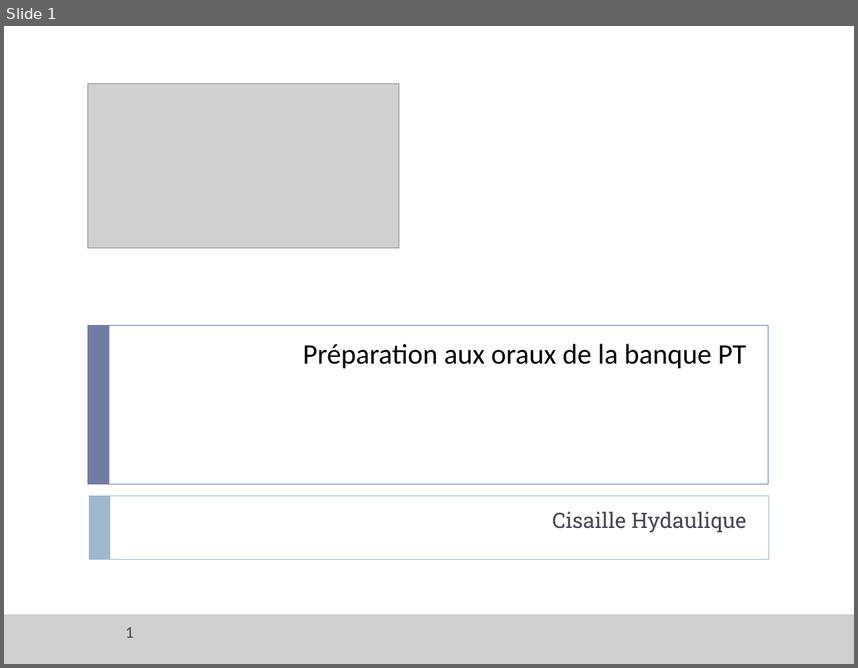
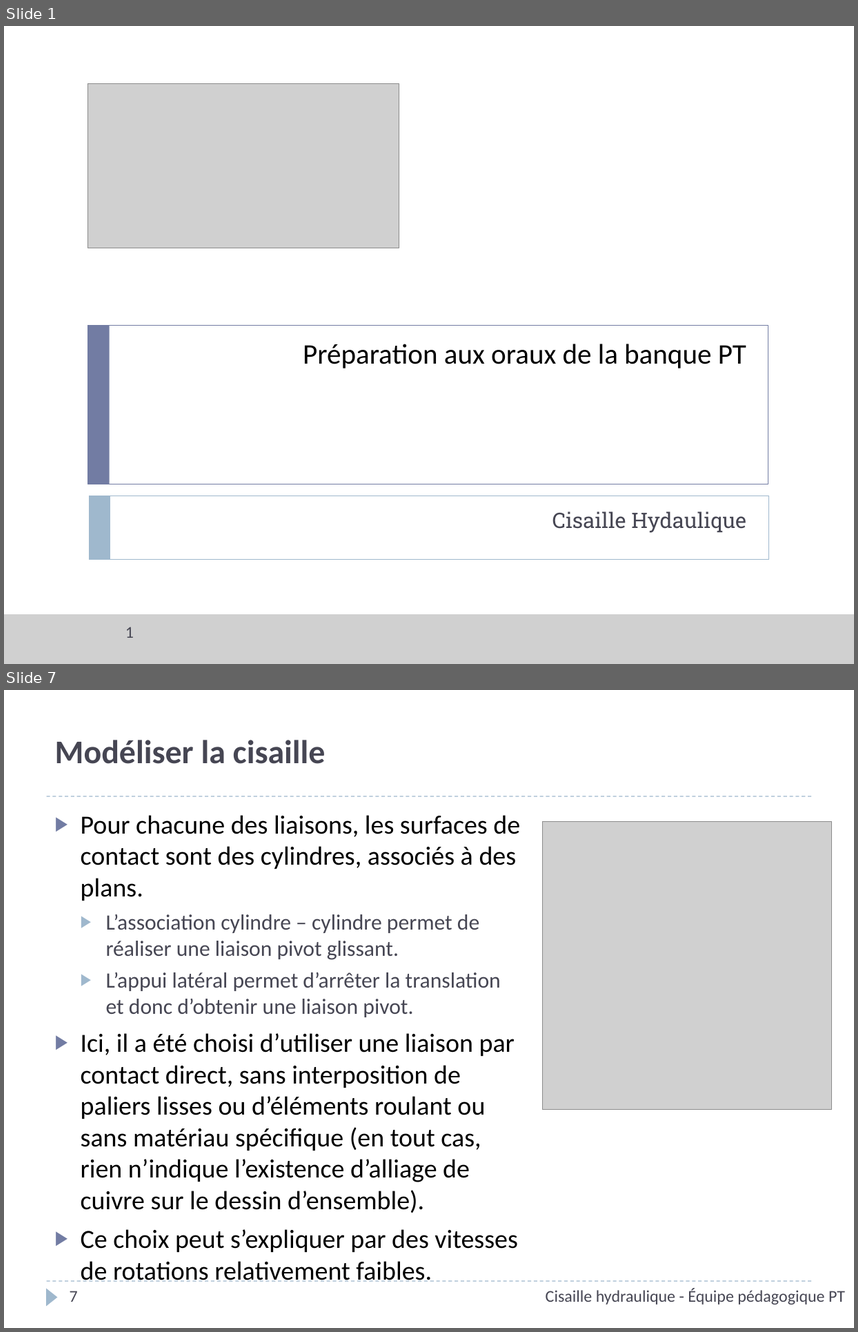
Before and after one commit to xpessoles/PT_Oraux, a slide deck: Interrogation_SII/03_Cisaille hydraulique/ServoMoteur_CommandeVanne_Corrige.pptx. Shown one above the other, each under a label of ours: slide 1 before the commit, slides 1 and 7 after it; the slides between them are not shown. The pictures are 858x668 and 858x1332 pixels, drawn with LibreOffice and Linux fonts; fonts in the diff are those of the drawing; grey boxes stand for pictures; background and template pictures are left out. Boxes give left, top, right and bottom in pixels: in the first picture for what was removed or moved away, otherwise in the second. Text is boxed around its words. In the diff, an @@ line names an element or a change of style, - is before the commit and + after.

```diff
--- a/Interrogation_SII/03_Cisaille hydraulique/ServoMoteur_CommandeVanne_Corrige.pptx
+++ b/Interrogation_SII/03_Cisaille hydraulique/ServoMoteur_CommandeVanne_Corrige.pptx
@@ slide 7 added at bbox=[4, 690, 854, 1328], background #FFFFFF @@
@@ title added at bbox=[55, 740, 326, 764], 28 pt, text #464653, bold @@
+Modéliser la cisaille
@@ line added from (47, 796) to (811, 796), #9FB8CD 0.75 pt dashed @@
@@ text added at bbox=[81, 815, 520, 1252], 22.2 pt, text #000000 @@
+▶ Pour chacune des liaisons, les surfaces de contact sont des cylindres, associés à des plans.
+  ▶ L’association cylindre – cylindre permet de réaliser une liaison pivot glissant.
+  ▶ L’appui latéral permet d’arrêter la translation et donc d’obtenir une liaison pivot.
+▶ Ici, il a été choisi d’utiliser une liaison par contact direct, sans interposition de paliers lisses ou d’éléments roulant ou sans matériau spécifique (en tout cas, rien n’indique l’existence d’alliage de cuivre sur le dessin d’ensemble).
+▶ Ce choix peut s’expliquer par des vitesses de rotations relativement faibles.
@@ picture added at bbox=[543, 822, 832, 1110] @@
@@ line added from (47, 1281) to (811, 1281), #9FB8CD 0.75 pt dashed @@
@@ triangle added at bbox=[47, 1288, 58, 1305], fill #9FB8CD @@
@@ text added at bbox=[546, 1288, 845, 1304], 14 pt, text #464653 @@
+Cisaille hydraulique - Équipe pédagogique PT
@@ page number added at bbox=[70, 1290, 78, 1301], 14 pt, text #464653 @@
+7
```
Also in this commit, not shown: 6 slides changed, 6 other slides added, 2 other files.
